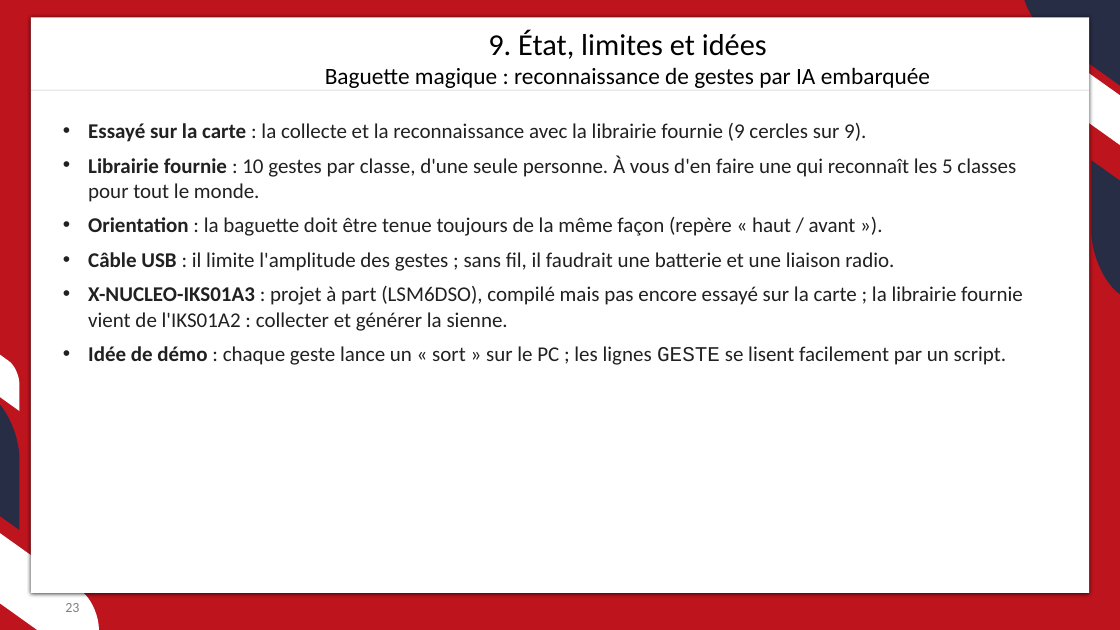
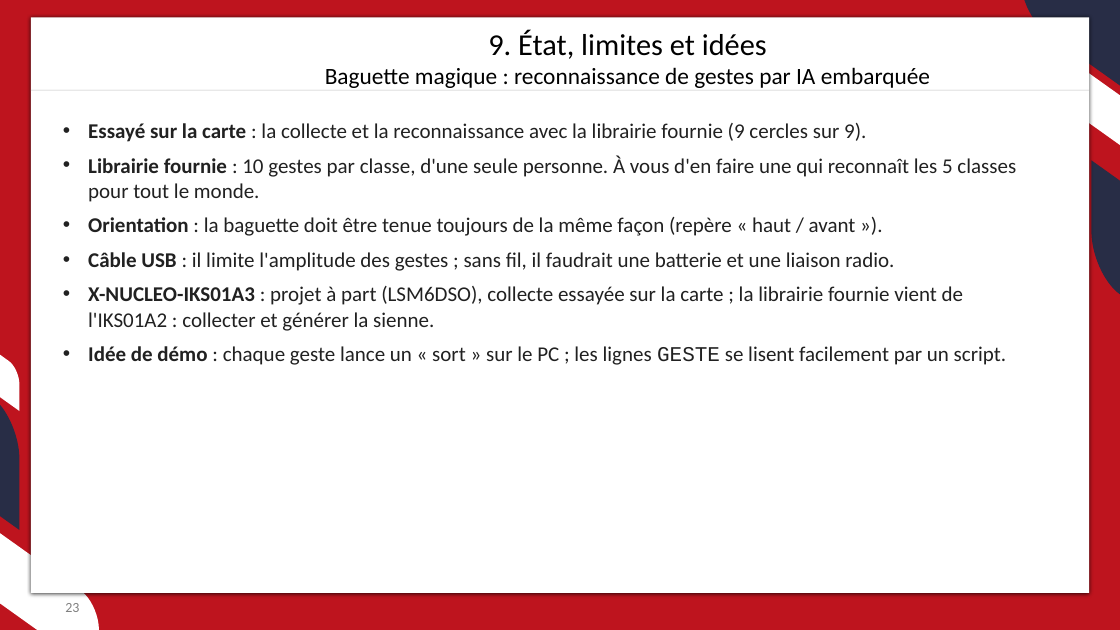
Before and after one commit to JC-Toussaint/ST_Phelma_Hackathon, a slide deck: slide 23 of baguette/baguette.pptx. Drawn at 1120x630 pixels with LibreOffice and Linux fonts; fonts in the diff are those of the drawing; background and template pictures are left out. Boxes give left, top, right and bottom in pixels: in the first picture for what was removed or moved away, otherwise in the second. Text is boxed around its words. In the diff, an @@ line names an element or a change of style, - is before the commit and + after.

```diff
--- a/baguette/baguette.pptx
+++ b/baguette/baguette.pptx
@@ text at (88, 286, 963, 331): text changed @@
-• X-NUCLEO-IKS01A3 : projet à part (LSM6DSO), compilé mais pas encore essayé sur la carte ; la librairie fournie vient de l'IKS01A2 : collecter et générer la sienne.
+• X-NUCLEO-IKS01A3 : projet à part (LSM6DSO), collecte essayée sur la carte ; la librairie fournie vient de l'IKS01A2 : collecter et générer la sienne.
```
Also in this commit, not shown: 3 other files.
